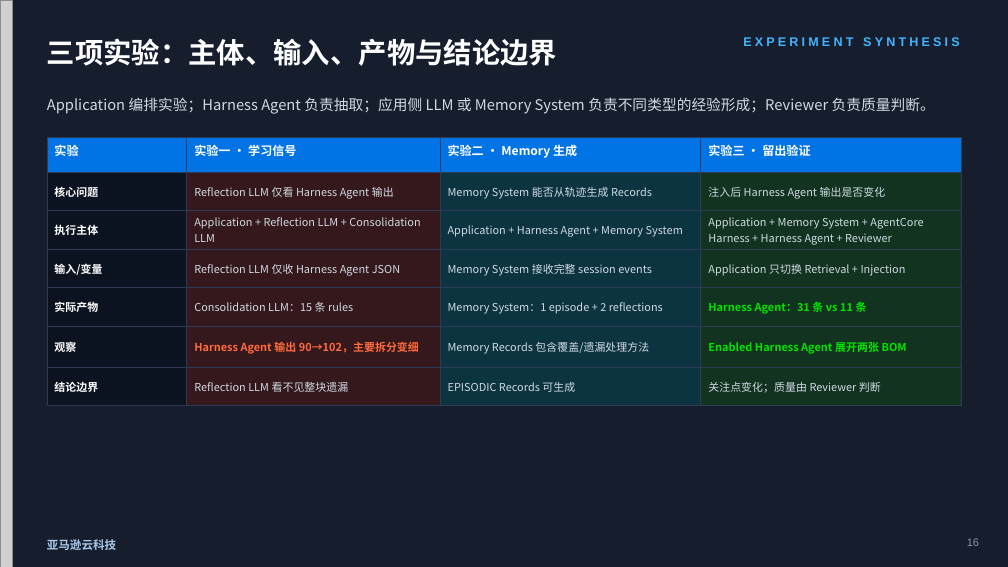
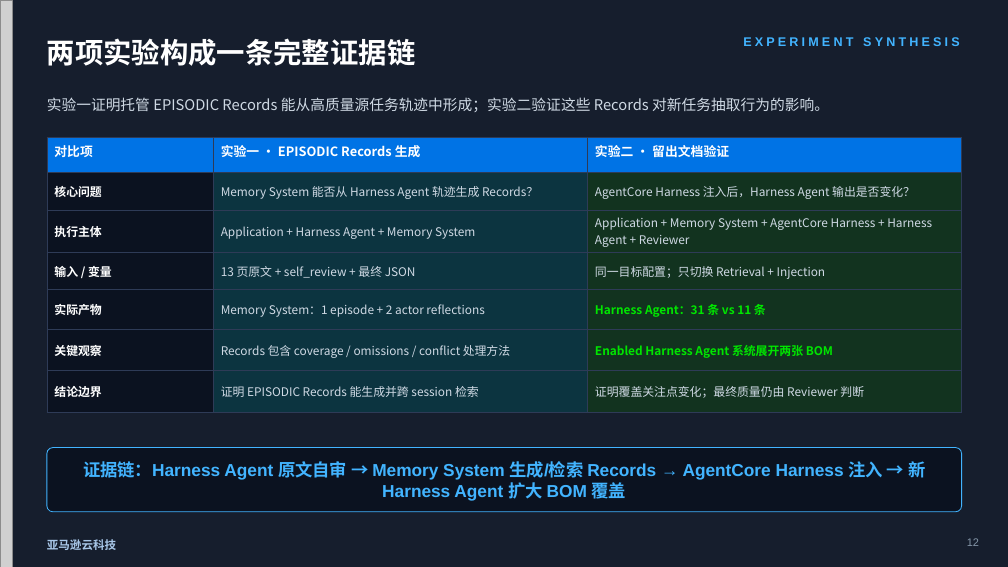
Before and after one commit to dashjim/agentcore-memory-loop, a slide deck: slide 12 of docs/记忆能让Agent越跑越好吗-V3.pptx (slide 16 before the commit). Drawn at 1008x567 pixels with LibreOffice and Linux fonts; fonts in the diff are those of the drawing; grey boxes stand for pictures. Boxes give left, top, right and bottom in pixels: in the first picture for what was removed or moved away, otherwise in the second. Text is boxed around its words. In the diff, an @@ line names an element or a change of style, - is before the commit and + after.

Commit message:
docs: remove abstract reflection experiment from V3 deck

```diff
--- a/docs/记忆能让Agent越跑越好吗-V3.pptx
+++ b/docs/记忆能让Agent越跑越好吗-V3.pptx
@@ text at bbox=[47, 38, 416, 66]: text changed @@
-三项实验：主体、输入、产物与结论边界
+两项实验构成一条完整证据链
@@ text at bbox=[47, 97, 829, 112]: text changed @@
-Application 编排实验；Harness Agent 负责抽取；应用侧 LLM 或 Memory System 负责不同类型的经验形成；Reviewer 负责质量判断。
+实验一证明托管 EPISODIC Records 能从高质量源任务轨迹中形成；实验二验证这些 Records 对新任务抽取行为的影响。
@@ table at bbox=[47, 138, 962, 421] @@
-column 1: 实验 | 核心问题 | 执行主体 | 输入/变量 | 实际产物 | 观察 | 结论边界
-column 2: 实验一 · 学习信号 | Reflection LLM 仅看 Harness Agent 输出 | Application + Reflection LLM + Consolidation LLM | Reflection LLM 仅收 Harness Agent JSON | Consolidation LLM：15 条 rules | Harness Agent 输出 90→102，主要拆分变细 | Reflection LLM 看不见整块遗漏
-column 3: 实验二 · Memory 生成 | Memory System 能否从轨迹生成 Records | Application + Harness Agent + Memory System | Memory System 接收完整 session events | Memory System：1 episode + 2 reflections | Memory Records 包含覆盖/遗漏处理方法 | EPISODIC Records 可生成
-column 4: 实验三 · 留出验证 | 注入后 Harness Agent 输出是否变化 | Application + Memory System + AgentCore Harness + Harness Agent + Reviewer | Application 只切换 Retrieval + Injection | Harness Agent：31 条 vs 11 条 | Enabled Harness Agent 展开两张 BOM | 关注点变化；质量由 Reviewer 判断
+column 1: 对比项 | 核心问题 | 执行主体 | 输入 / 变量 | 实际产物 | 关键观察 | 结论边界
+column 2: 实验一 · EPISODIC Records 生成 | Memory System 能否从 Harness Agent 轨迹生成 Records？ | Application + Harness Agent + Memory System | 13 页原文 + self_review + 最终 JSON | Memory System：1 episode + 2 actor reflections | Records 包含 coverage / omissions / conflict 处理方法 | 证明 EPISODIC Records 能生成并跨 session 检索
+column 3: 实验二 · 留出文档验证 | AgentCore Harness 注入后，Harness Agent 输出是否变化？ | Application + Memory System + AgentCore Harness + Harness Agent + Reviewer | 同一目标配置；只切换 Retrieval + Injection | Harness Agent：31 条 vs 11 条 | Enabled Harness Agent 系统展开两张 BOM | 证明覆盖关注点变化；最终质量仍由 Reviewer 判断
@@ rounded rectangle added at bbox=[47, 448, 962, 512], fill #0B1220, outline #42B4FF 0.8 pt @@
@@ text added at bbox=[83, 461, 925, 502], 16.5 pt, text #42B4FF, bold @@
+证据链：Harness Agent 原文自审 → Memory System 生成/检索 Records → AgentCore Harness 注入 → 新 Harness Agent 扩大 BOM 覆盖
@@ text at bbox=[967, 538, 979, 546]: text changed @@
-16
+12
```
Also in this commit, not shown: 9 other slides changed, 4 slides removed, 2 other files.
